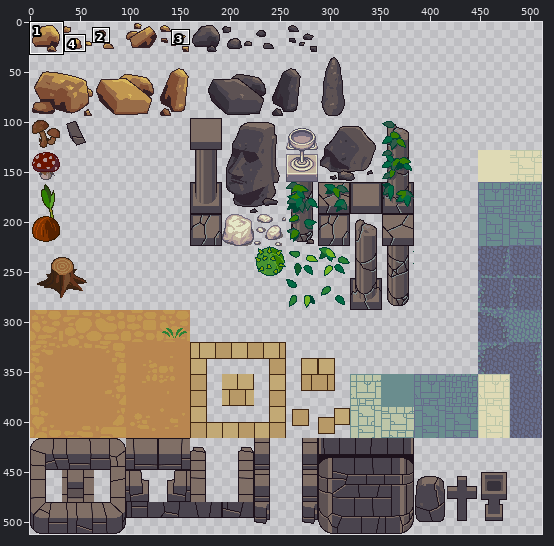
Two states of a sprite sheet, res/Tileset-Outdoor2.png. The first picture is a wide view before the edit; the outline marks the close-up.
Close-up. Old version:
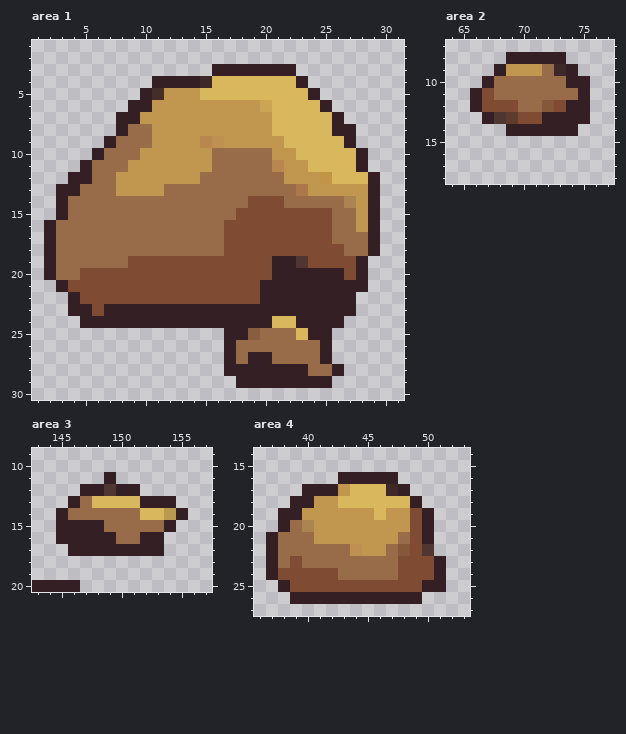
The file is 512x512 pixels. Pixels under 10% opacity are left out. Colours within 5 levels of each other are drawn and written as one. Shown: area 1: x 1..31, y 1..30; area 2: x 64..77, y 7..18; area 3: x 143..157, y 9..20; area 4: x 36..53, y 14..27. The commit also changed other parts of the picture, which this record leaves out.
After the commit:
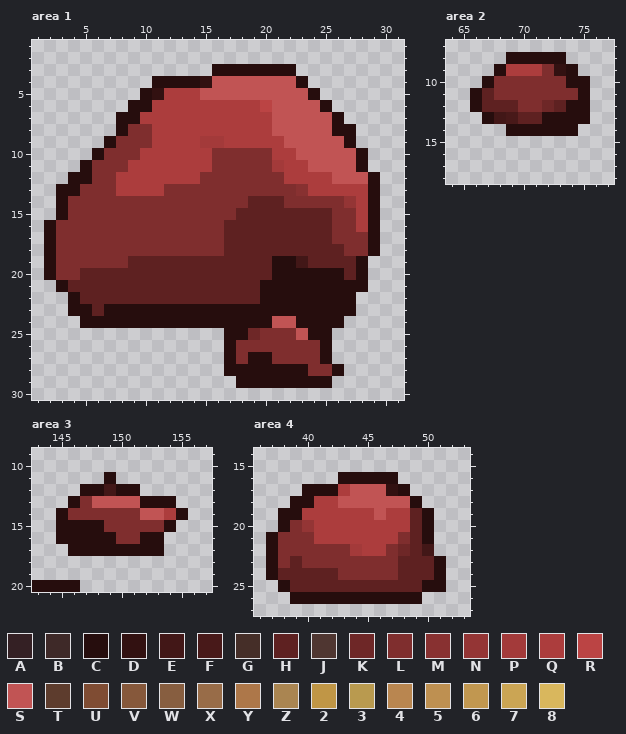
Palette (. is transparent): A #342024  B #3e2928  C #260d0d  D #321111  E #421717  F #481919  G #452e28  H #5e2121  J #4f3631  K #6e2727  L #7f2e2e  M #883131  N #943535  P #a33a3a  Q #ac3d3d  R #bb4444  S #c15454  T #5d3c2d  U #7f4c33  V #86583b  W #875e40  X #986c48  Y #ad7749  Z #aa8551  2 #c09646  3 #b99a4f  4 #b98650  5 #be9051  6 #c19750  7 #cba554  8 #d9b75d
From old to new:
Changed rows in their new state; - is an unchanged pixel.
Area 1:
first column x 2:
 3 --------------CCCCCCC-------
 4 ---------CCCCDSSSSSSSC------
 5 --------CDQQQSSSSSSSSSC-----
 6 -------CCQQQQQQQQQRSSSSC----
 7 ------CCQQQQQQQQQQQSSSSSC---
 8 ------CLLQQQQQQQQQQSSSSSCC--
 9 -----CLLLQQQQPPQQQQQSSSSSC--
10 ----CLLLQQQQQQLLLLLQQSSSSSC-
11 ---CLLLQQQQQQQLLLLLPQQSSSSC-
12 --CCLLQQQQQQQLLLLLLLQQQQSSSC
13 -CCLLLQQQQLLLLLLLLLLLMQQQQQC
14 -CLLLLLLLLLLLLLLLHHHLLLLLNQC
15 -CLLLLLLLLLLLLLLHHHHHHHHLLQC
16 CLLLLLLLLLLLLLLHHHHHHHHHLLQC
17 CLLLLLLLLLLLLLLHHHHHHHHHLLLC
18 CLLLLLLLLLLLLLLHHHHHHHHHHLLC
19 CLLLLLLHHHHHHHHHHHHCCEHHHHC-
20 CLLHHHHHHHHHHHHHHHHCCCCCCHC-
21 -CHHHHHHHHHHHHHHHHCCCCCCCCC-
22 --CHHHHHHHHHHHHHHHCCCCCCCC--
23 --CCHCCCCCCCCCCCCCCCCCCCCC--
24 ---CCCCCCCCCCCCCCCCSSCCCC---
25 ---------------CCKLLLSCC----
26 ---------------CLLLLLLLC----
27 ---------------CLCCLLLLC----
28 ---------------CCCCCCCLLC---
29 ----------------CCCCCCCC----
Area 2:
first column x 66:
 8 ---CCCCC--
 9 --CQQQLDC-
10 -CLLLLLLCC
11 CHLLLLLLLC
12 CHHHLLKHCC
13 -CEFHHCCCC
14 ---CCCCCC-
Area 3:
first column x 143:
11 ------C------
12 ----CCECC----
13 ---CLSSSSCCC-
14 --CLLLLLLSSQC
15 --CCCCLLLLLC-
16 --CCCCCLLCC--
17 ---CCCCCCCC--
20 CCCC---------
Area 4:
first column x 37:
16 ------CCCCC----
17 ---CCCQSSSDC---
18 --CCQQSSSSSSC--
19 -CCQQQQQQSQQHC-
20 -CLNQQQQQQQQHC-
21 CLLLQQQQQQQLHC-
22 CLLLLLLPQQLKHE-
23 CLHLLLLLLLLHHHC
24 CHHHHHLLLLLHHHC
25 -CHHHHHHHHHHHCC
26 --CCCCCCCCCCC--
Changed places in both close-ups, as pixel boxes (x1, y1, x2, y2):
changed: (44, 64, 380, 388)
changed: (470, 52, 590, 136)
changed: (32, 472, 188, 592)
changed: (266, 472, 446, 604)
